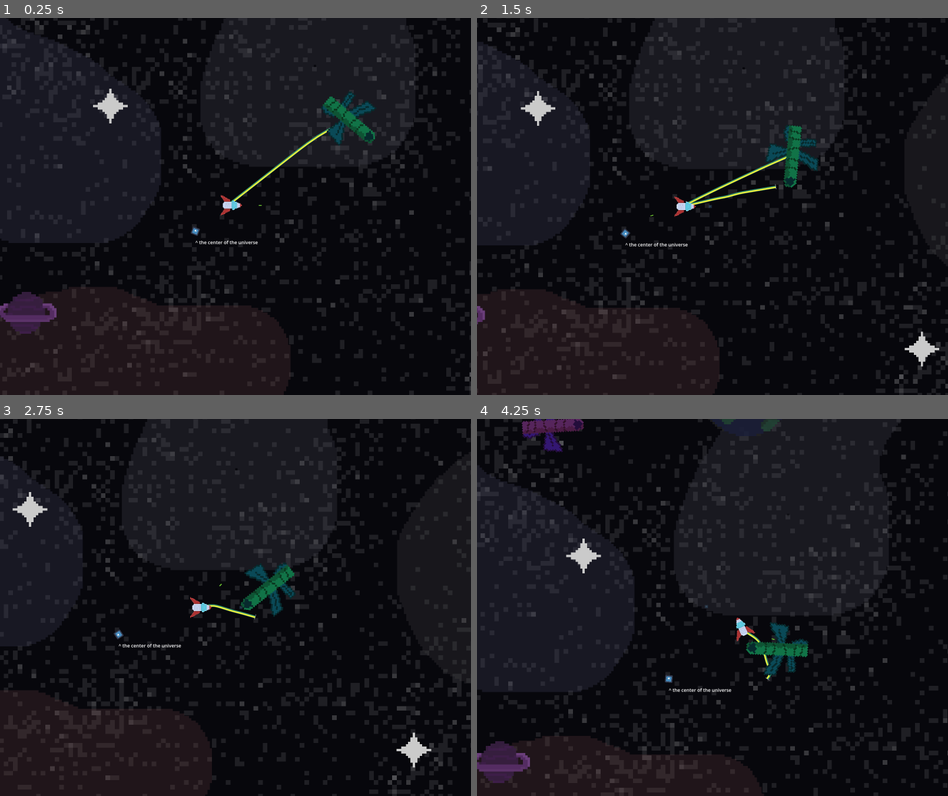
Above: before the commit, frames 1-4 (two rows, left to right).
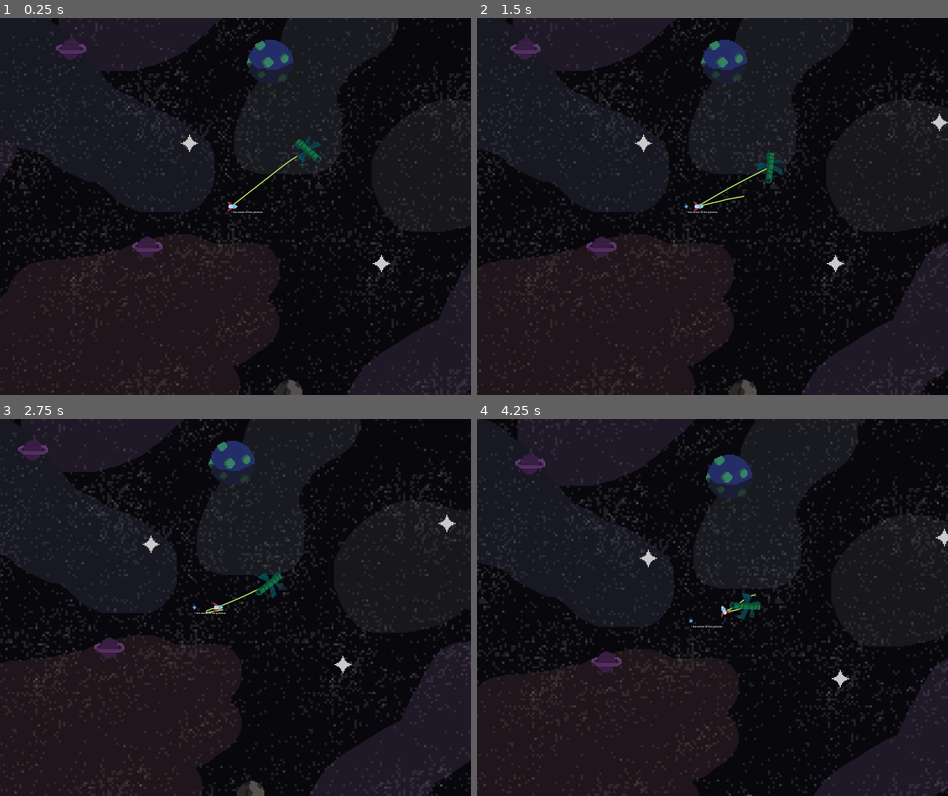
Above: after the commit, the same moments.

Repository: Bromeon/LudumDare54
Game: Godot game, scene res://Scenes/Main/Main.tscn
Same seed, same stepped clock (60 frames per second), same inputs: the game is played once before the commit and once after it. The engine's default icon, where the game draws it, is replaced by a stand-in: a white triangle on a blue panel in a dark square.
Inputs (mouse positions are in pixels of both pictures, inside the frame that each line leads up to):
- Up to frame 1 (0.25 s): no input
- Up to frame 2 (1.5 s): move the mouse to (816, 187) at 0.52 s; hold D (Right) 0.53-1.28 s; tap Space (ShootTether) at 0.6, 1.35 s; move the mouse to (618, 225) at 1.27 s; hold Ctrl (Brake) from 1.28 s (still down)
- Up to frame 3 (2.75 s): move the mouse to (282, 524) at 2.02 s; release Ctrl (Brake) at 2.03 s; hold D (Right) from 2.03 s (still down); tap Space (ShootTether) at 2.1 s
- Up to frame 4 (4.25 s): move the mouse to (688, 682) at 2.77 s; release D (Right) at 2.78 s; hold W (Up) 2.78-3.53 s; tap Space (ShootTether) at 2.85, 3.6 s; move the mouse to (853, 664) at 3.52 s; hold A (Left) from 3.53 s (still down)

The runs differ from the first frame. In frame 1, 21% of the frame differs, in the area x 0-100%, y 0-100%; in frame 2, 22%; in frame 3, 21%; in frame 4, 26%.

Commit message:
LD: zoom, supplypaths, station size & global pos

Diff:
--- a/Scenes/Main/Main.tscn
+++ b/Scenes/Main/Main.tscn
@@ -8,9 +8,42 @@
 [ext_resource type="PackedScene" uid="uid://bk47qpmiqsfv5" path="res://Scenes/SupplyShip/SupplyShip.tscn" id="4_6dkld"]
 [ext_resource type="Curve2D" uid="uid://ddcukk4djcpb8" path="res://Scenes/Universe/Paths/Path1.tres" id="5_kkofb"]
 [ext_resource type="Curve2D" uid="uid://bjwvxslxdup66" path="res://Scenes/Universe/Paths/Path2.tres" id="6_rjk23"]
+[ext_resource type="Texture2D" uid="uid://cq7rs1xmf34tu" path="res://Assets/Sprites/Aim.png" id="6_txt7n"]
 [ext_resource type="Curve2D" uid="uid://cpyrsyofnhv3w" path="res://Scenes/Universe/Paths/Path3.tres" id="7_t62cn"]
-[ext_resource type="Curve2D" uid="uid://b7xc2mjrkjyrv" path="res://Scenes/Universe/Paths/Path4.tres" id="8_b64bo"]
+[ext_resource type="Curve2D" uid="uid://bg4ovmglkq2kl" path="res://Scenes/Universe/Paths/Path4.tres" id="8_b64bo"]
 [ext_resource type="PackedScene" uid="uid://d1fv40ekxbg68" path="res://Scenes/PlayerShip/PlayerShip.tscn" id="8_tj2rl"]
+
+[sub_resource type="ShaderMaterial" id="ShaderMaterial_7f26y"]
+
+[sub_resource type="Curve2D" id="Curve2D_hkf7s"]
+_data = {
+"points": PackedVector2Array(-111, 177, 111, -177, -239, -263, -113, 22, 113, -22, -319, -847, 0, 0, 0, 0, 92, -851, -146, -76, 146, 76, 1181, -593, 51, -87, -51, 87, 528, 204, 106, -20, -106, 20, 260, 374, 441, -16, -441, 16, -219, 396, 0, 0, 0, 0, -385, -17, -72.3065, 121.007, 72.3065, -121.007, -239, -263)
+}
+point_count = 9
+
+[sub_resource type="Curve2D" id="Curve2D_iyvpy"]
+_data = {
+"points": PackedVector2Array(526.415, -127.437, -526.415, 127.437, 1496, 235, 492.496, 102.629, -492.496, -102.629, 430, 439, 28.541, 694.497, -28.541, -694.497, -450, -792, -799.62, 399.595, 799.62, -399.595, 629, -3543, -688.393, 863.008, 688.393, -863.008, 7052, -4282, 755.482, 413.377, -755.482, -413.377, 7375, -7552, 1341.54, -1050.66, -1341.54, 1050.66, 4503, -7146, -7.55099, -732.447, 7.55099, 732.447, 2443, -4823, -117.466, -469.864, 117.466, 469.864, 3477, -1986, 224.253, -266.968, -224.253, 266.968, 3219, -787, 113.871, -71.9187, -113.871, 71.9187, 2228, -13, 0, 0, 0, 0, 1496, 235)
+}
+point_count = 12
+
+[sub_resource type="Curve2D" id="Curve2D_tcef8"]
+_data = {
+"points": PackedVector2Array(526.415, -127.437, -526.415, 127.437, 1496, 235, 492.496, 102.629, -492.496, -102.629, 430, 439, 28.541, 694.497, -28.541, -694.497, -450, -792, -799.62, 399.595, 799.62, -399.595, 629, -3543, -688.393, 863.008, 688.393, -863.008, 7052, -4282, 755.482, 413.377, -755.482, -413.377, 7375, -7552, 1341.54, -1050.66, -1341.54, 1050.66, 4503, -7146, -7.55099, -732.447, 7.55099, 732.447, 2443, -4823, -117.466, -469.864, 117.466, 469.864, 3477, -1986, 224.253, -266.968, -224.253, 266.968, 3219, -787, 113.871, -71.9187, -113.871, 71.9187, 2228, -13, 0, 0, 0, 0, 1496, 235)
+}
+point_count = 12
+
+[sub_resource type="Curve2D" id="Curve2D_lkgte"]
+_data = {
+"points": PackedVector2Array(-111, 177, 111, -177, -239, -263, -113, 22, 113, -22, -319, -847, 0, 0, 0, 0, 92, -851, -146, -76, 146, 76, 1181, -593, 288.841, -258.246, -288.841, 258.246, 528, 204, 106, -20, -106, 20, 260, 374, 441, -16, -441, 16, -219, 396, 0, 0, 0, 0, -385, -17, -72.3065, 121.007, 72.3065, -121.007, -239, -263)
+}
+point_count = 9
+
+[sub_resource type="Curve2D" id="Curve2D_x4e4n"]
+_data = {
+"points": PackedVector2Array(-111, 177, 111, -177, -239, -263, -148.919, 156.695, 148.919, -156.695, -319, -847, 0, 0, 0, 0, 376, -829, -28.4014, -165.09, 28.4014, 165.09, 942, -497, 100.388, -118.429, -100.388, 118.429, 403, -155, 195.797, -28.9797, -195.797, 28.9797, 457, 339, 441, -16, -441, 16, -219, 396, 0, 0, 0, 0, -385, -17, -72.3065, 121.007, 72.3065, -121.007, -239, -263)
+}
+point_count = 9
 
 [node name="Main" type="Node"]
 script = ExtResource("1_2w541")
@@ -36,6 +69,7 @@
 
 [node name="Camera2D" type="Camera2D" parent="2DRoot"]
 unique_name_in_owner = true
+zoom = Vector2(0.5, 0.5)
 
 [node name="Icon" type="Sprite2D" parent="2DRoot"]
 scale = Vector2(0.203125, 0.203125)
@@ -45,9 +79,26 @@
 scale = Vector2(0.1, 0.1)
 texture = ExtResource("2_kqnnd")
 
+[node name="TextureRect" type="TextureRect" parent="2DRoot"]
+visible = false
+material = SubResource("ShaderMaterial_7f26y")
+offset_left = -2730.0
+offset_top = -3802.0
+offset_right = -2690.0
+offset_bottom = -3762.0
+scale = Vector2(39.8215, 31.9343)
+texture = ExtResource("6_txt7n")
+
+[node name="ColorRect" type="ColorRect" parent="2DRoot/TextureRect"]
+layout_mode = 0
+offset_right = 40.0
+offset_bottom = 40.0
+color = Color(0.188235, 0, 0.313726, 1)
+
 [node name="SupplyPaths" type="Node2D" parent="2DRoot"]
 
 [node name="Supply1" parent="2DRoot/SupplyPaths" instance=ExtResource("4_6dkld")]
+position = Vector2(-2369, -2087)
 curve = ExtResource("5_kkofb")
 color = Color(0.141176, 0.533333, 0.933333, 1)
 effect_radius = 200.0
@@ -60,7 +111,7 @@
 speed = 100.0
 
 [node name="Supply3" parent="2DRoot/SupplyPaths" instance=ExtResource("4_6dkld")]
-position = Vector2(-12, 23)
+position = Vector2(2276, -2070)
 curve = ExtResource("7_t62cn")
 color = Color(0.827451, 0.752941, 0.247059, 1)
 effect_radius = 250.0
@@ -68,9 +119,38 @@
 metadata/_edit_group_ = true
 
 [node name="Supply4" parent="2DRoot/SupplyPaths" instance=ExtResource("4_6dkld")]
+position = Vector2(-2170, 2370)
 curve = ExtResource("8_b64bo")
 color = Color(0.556863, 0.211765, 0.505882, 1)
 effect_radius = 400.0
 speed = 40.0
 
+[node name="Supply5" parent="2DRoot/SupplyPaths" instance=ExtResource("4_6dkld")]
+position = Vector2(1409, 1712)
+curve = SubResource("Curve2D_hkf7s")
+
+[node name="Rocket1" parent="2DRoot/SupplyPaths" instance=ExtResource("4_6dkld")]
+position = Vector2(-3267, 4277)
+curve = SubResource("Curve2D_iyvpy")
+color = Color(1, 0, 0, 1)
+effect_radius = 500.0
+speed = 1000.0
+
+[node name="Rocket2" parent="2DRoot/SupplyPaths" instance=ExtResource("4_6dkld")]
+position = Vector2(-3753, -2658)
+rotation = 1.57079
+curve = SubResource("Curve2D_tcef8")
+color = Color(1, 0, 0, 1)
+effect_radius = 500.0
+speed = 1000.0
+
+[node name="SupplyShip" parent="2DRoot/SupplyPaths" instance=ExtResource("4_6dkld")]
+position = Vector2(3264, -2619)
+curve = SubResource("Curve2D_lkgte")
+
+[node name="SupplyShip2" parent="2DRoot/SupplyPaths" instance=ExtResource("4_6dkld")]
+position = Vector2(-3770, -2907)
+curve = SubResource("Curve2D_x4e4n")
+
 [node name="PlayerShip" parent="2DRoot" instance=ExtResource("8_tj2rl")]
+MAX_TETHER_LENGTH = 1000.0
--- a/Scenes/SupplyShip/SupplyShip.gd
+++ b/Scenes/SupplyShip/SupplyShip.gd
@@ -18,9 +18,10 @@
 
 
 	graphics.modulate = color
+	var global_tr = self.global_transform
 
-	var cur = self.curve.get_point_position(0)
-	var next = self.curve.sample(0, 0.01)
+	var cur = global_tr * self.curve.get_point_position(0)
+	var next = global_tr * self.curve.sample(0, 0.01)
 
 	var direction = (next - cur).angle() + deg_to_rad(90)
 
--- a/Scenes/Universe/Paths/Path1.tres
+++ b/Scenes/Universe/Paths/Path1.tres
@@ -2,6 +2,6 @@
 
 [resource]
 _data = {
-"points": PackedVector2Array(35.9188, 156.022, -35.9188, -156.022, -1088, 320, -246.813, 231.611, 246.813, -231.611, -1088, -960, -263.428, -21.3663, 263.428, 21.3663, -64, -832, -257.387, -57.9828, 257.387, 57.9828, 704, -832, -115.099, -284.55, 115.099, 284.55, 1152, -448, 541.875, -566.883, -541.875, 566.883, 724, 1119, 269.641, 265.824, -269.641, -265.824,  …(61 unchanged characters)…
+"points": PackedVector2Array(35.9188, 156.022, -35.9188, -156.022, -1100, 321, -246.813, 231.611, 246.813, -231.611, -1088, -960, 0, 0, 0, 0, -675.97, -1011.74, 0, 0, 0, 0, -534.123, -898.629, -263.428, -21.3663, 263.428, 21.3663, -64, -832, -257.387, -57.9828, 257.387, 57.9828, 704, -832, -115.099, -284.55, 115.099, 284.55, 1152, -448, 541.875, -566.883, -541.875, 566.883, 724, 1119, 0, 0, 0, 0, -345.161, 1460.51, 269.641, 265.824, -269.641, -265.824,  …(61 unchanged characters)…
 }
-point_count = 8
+point_count = 11
--- a/Scenes/Universe/Paths/Path4.tres
+++ b/Scenes/Universe/Paths/Path4.tres
@@ -1,7 +1,7 @@
-[gd_resource type="Curve2D" format=3 uid="uid://b7xc2mjrkjyrv"]
+[gd_resource type="Curve2D" format=3 uid="uid://bg4ovmglkq2kl"]
 
 [resource]
 _data = {
-"points": PackedVector2Array(-132.049, 0.570087, 132.049, -0.570087, 320, -896, -149.301, -128.512, 149.301, 128.512, 896, -768, -229.903, -86.876, 229.903, 86.876, 1280, -384, 2.11893, -259.568, -2.11893, 259.568, 1536, 512, 262.747, 9.53517, -262.747, -9.53517, 768, 1472, 495.829, 50.8542, -495.829, -50.8542, -320, 768, 198.452, 464.175, -198.452, -464.175, -1344, 448, -435.933, 228.046, 435.933, -228.046, -1408, -640, -130.564, 1.19055, 130.564, -1.19055, 320, -896)
+"points": PackedVector2Array(-192.525, -72.5053, 192.525, 72.5053, 462, -926, -218.894, -133.002, 218.894, 133.002, 765, -759, -229.903, -86.876, 229.903, 86.876, 1280, -384, 2.11893, -259.568, -2.11893, 259.568, 1763, 648, 665.922, 236.321, -665.922, -236.321, 945, 1618, 495.829, 50.8542, -495.829, -50.8542, -178, 191, 373.358, 235.451, -373.358, -235.451, -1455, 600, -459.478, 123.775, 459.478, -123.775, -1408, -640, -232.664, 44.8302, 232.664, -44.8302, -480, -1097, -221.746, -5.03968, 221.746, 5.03968, -75, -1110, -216.706, -37.7976, 216.706, 37.7976, 178, -1051, -66.7758, -25.1984, 66.7758, 25.1984, 383, -958, 0, 0, 0, 0, 462, -926)
 }
-point_count = 9
+point_count = 13
Not shown: 1 places in Scenes/Main/Main.tscn that only renumber resources
